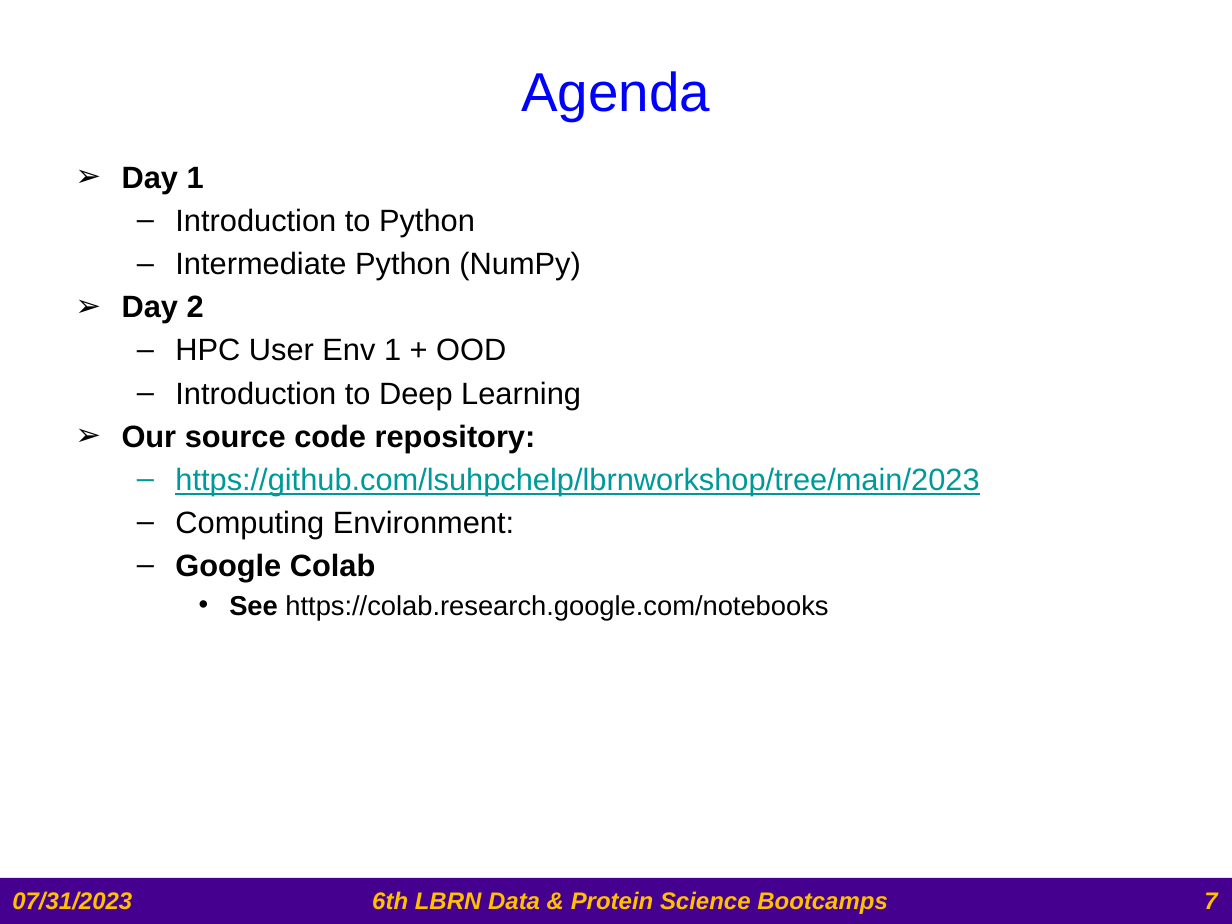
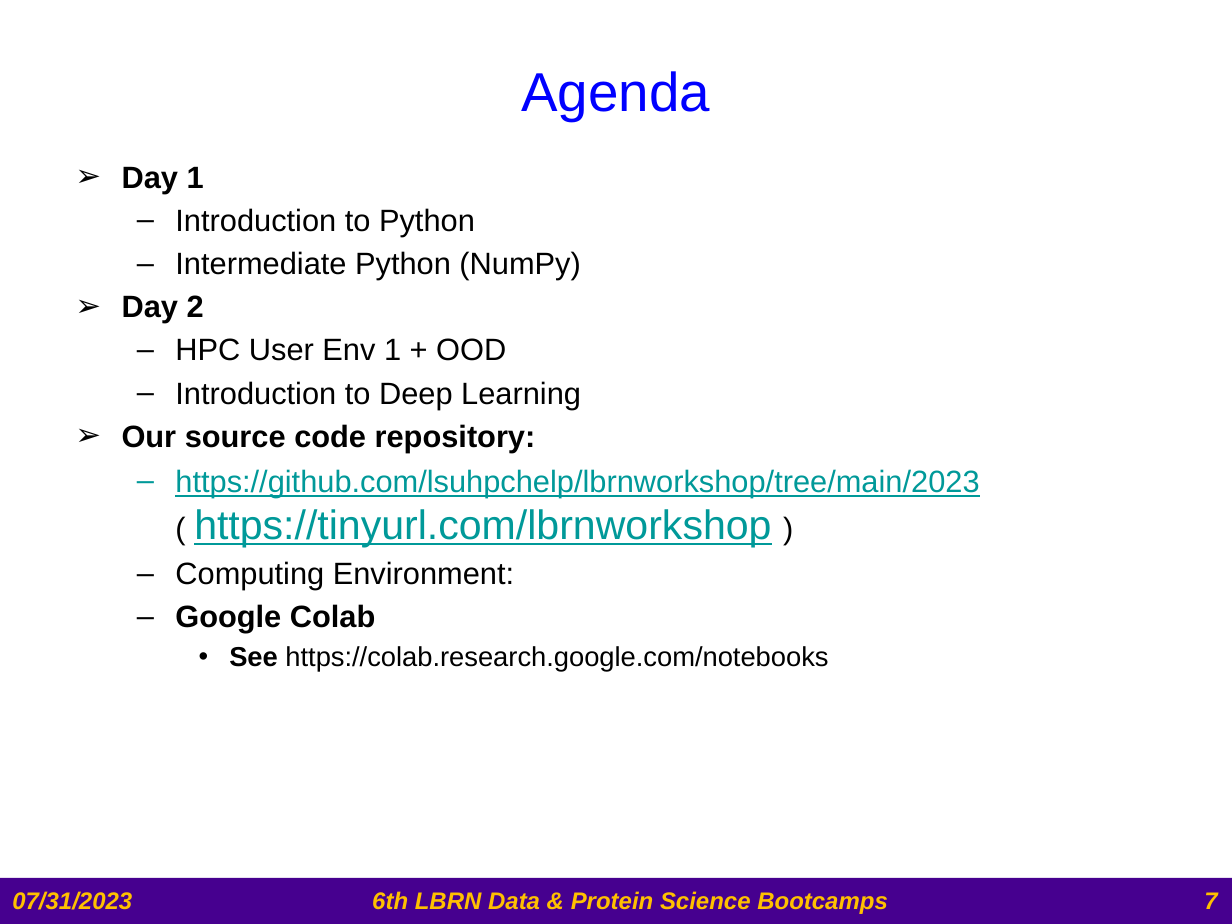
Before and after one commit to lsuhpchelp/lbrnworkshop, a slide deck: slide 7 of 2023/day1/1.morning/2023_LBRN_bootcamp_intro.pptx. Drawn at 1232x924 pixels with LibreOffice and Linux fonts; fonts in the diff are those of the drawing; background and template pictures are left out. Boxes give left, top, right and bottom in pixels: in the first picture for what was removed or moved away, otherwise in the second. Text is boxed around its words. In the diff, an @@ line names an element or a change of style, - is before the commit and + after.

```diff
--- a/2023/day1/1.morning/2023_LBRN_bootcamp_intro.pptx
+++ b/2023/day1/1.morning/2023_LBRN_bootcamp_intro.pptx
@@ text at box(175, 469, 979, 547): text changed @@
-  – https://github.com/lsuhpchelp/lbrnworkshop/tree/main/2023
+  – https://github.com/lsuhpchelp/lbrnworkshop/tree/main/2023
+    ( https://tinyurl.com/lbrnworkshop )
```
Also in this commit, not shown: 1 other slide changed.
